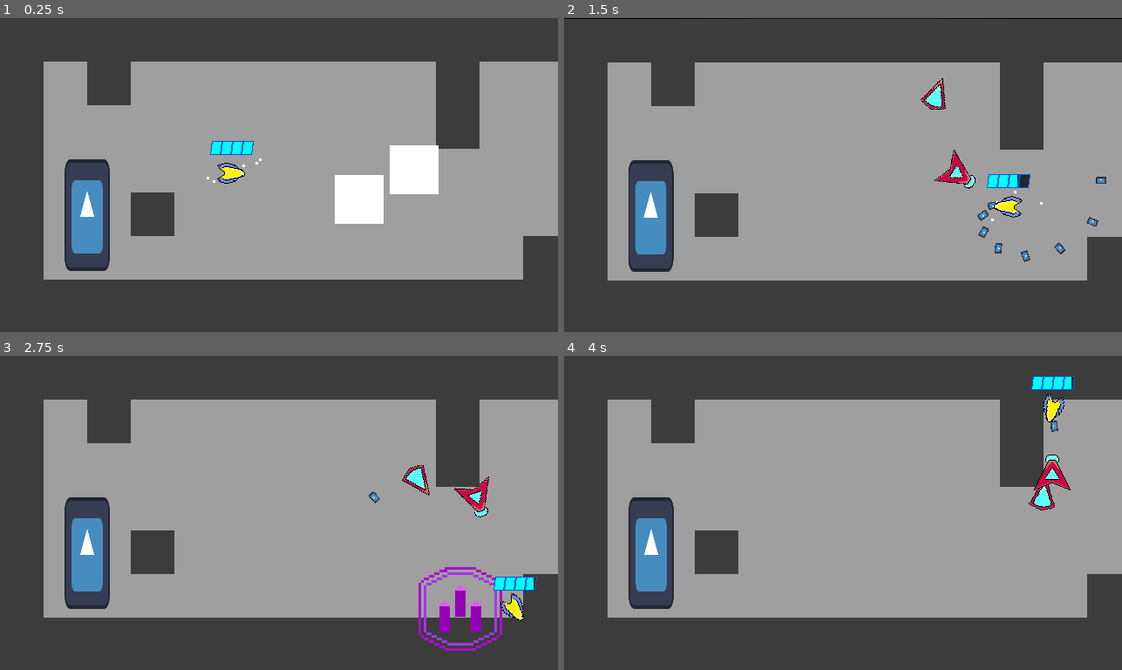
Above: before the commit, frames 1-4 (two rows, left to right).
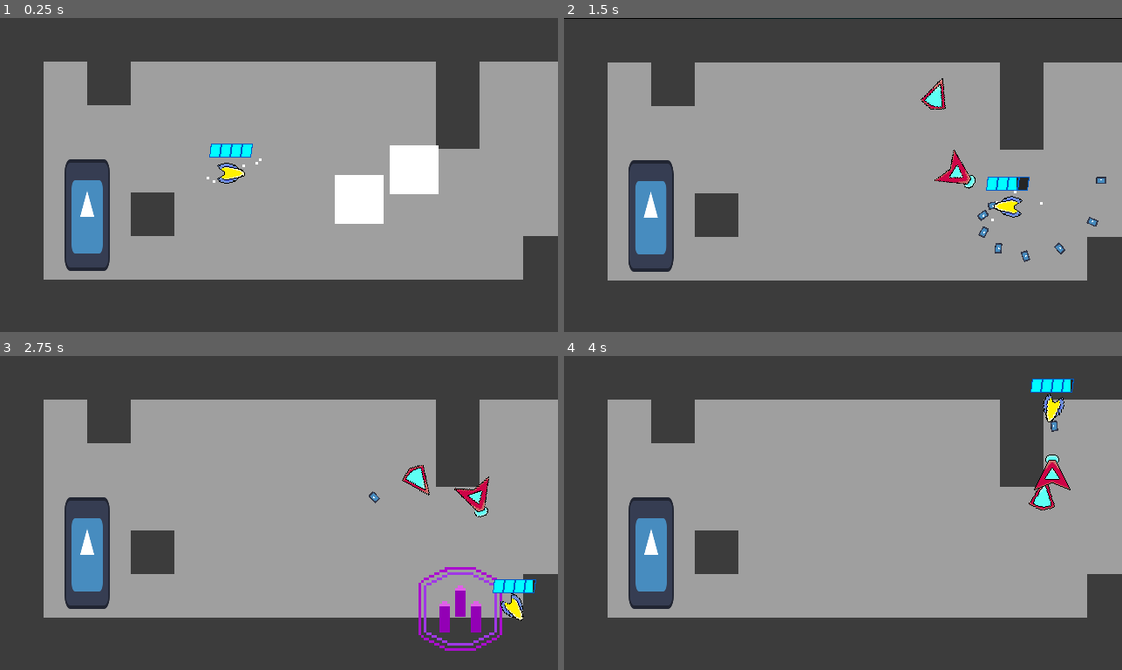
Above: after the commit, the same moments.

Repository: Nick98765432/Space-Blast
Game: Godot game, scene res://Levels/Level levels/node_2d.tscn
The game is run twice, just before and just after one commit, with the same random seed, the same clock (stepped at 60 frames per second) and the same inputs. The engine's default icon, where the game draws it, is replaced by a stand-in: a white triangle on a blue panel in a dark square. Sound files missing from this copy of the repository are replaced by a short silence.
Inputs (mouse positions are in pixels of both pictures, inside the frame that each line leads up to):
- Up to frame 1 (0.25 s): no input
- Up to frame 2 (1.5 s): move the mouse to (965, 159) at 0.52 s; hold D (right) 0.53-1.28 s; tap Space (parry) at 0.6 s; move the mouse to (731, 190) at 1.27 s; hold S (down) from 1.28 s (still down); right-click (731, 190) at 1.35 s
- Up to frame 3 (2.75 s): tap Space (parry) at 1.55, 2.3 s; move the mouse to (334, 443) at 2.02 s; release S (down) at 2.03 s; hold D (right) from 2.03 s (still down); tap 3 (fullAuto) at 2.1 s
- Up to frame 4 (4 s): move the mouse to (815, 575) at 2.77 s; release D (right) at 2.78 s; hold W (up) 2.78-3.53 s; tap E (interact) at 2.85 s; tap Space (parry) at 3.05, 3.6 s; move the mouse to (1010, 560) at 3.52 s; hold A (left) from 3.53 s (still down)

The runs differ from the first frame. In frame 1, 0.2% of the frame differs, in the area x 37-46%, y 39-45%; in frame 2, 0.2%, in the area x 75-84%, y 49-55%; in frame 3, 0.2%; in frame 4, 0.2%.

Commit message:
fixes again
fixed minor bug with dashguy that telegraphs after death

Diff:
--- a/Enemies/Scenes/AceMan.tscn
+++ b/Enemies/Scenes/AceMan.tscn
@@ -198,10 +198,17 @@
 shape = SubResource("CircleShape2D_ik1pq")
 
 [node name="HealthBar" type="TextureProgressBar" parent="."]
-offset_left = -24.0
+anchors_preset = 8
+anchor_left = 0.5
+anchor_top = 0.5
+anchor_right = 0.5
+anchor_bottom = 0.5
+offset_left = -25.0
 offset_top = -45.0
-offset_right = 24.0
+offset_right = 25.0
 offset_bottom = -13.0
+grow_horizontal = 2
+grow_vertical = 2
 max_value = 70.0
 value = 70.0
 texture_under = ExtResource("6_hqw8h")
--- a/Enemies/dash_guy.gd
+++ b/Enemies/dash_guy.gd
@@ -45,14 +45,14 @@
 				chosen = true
 				await get_tree().create_timer(0.2).timeout
 				attack_timer.start()
-				if global_position.distance_to(player.global_position) <= 150:
-					parry_tele.restart()
-					attackType = 1
-				else:
-					unparry_tele.restart()
-					attackType = 2
-				beep.play()
-				chosen = false
+				if not dead:
+					if global_position.distance_to(player.global_position) <= 150:
+						parry_tele.restart()
+						attackType = 1
+					else:
+						unparry_tele.restart()
+						attackType = 2
+					beep.play()
 
 		else:
 			enemy_sprite.look_at(pathfinding.get_next_path_position())
@@ -60,7 +60,7 @@
 			velocity += (speed) * dir * delta
 		#attack
 		if isAttacking:
-			#attack code
+			#attack code for the acutal dash
 			if attackType == 1:
 				attack(true)
 			elif attackType == 2:
@@ -76,20 +76,24 @@
 	makePath()
 
 func _on_attack_timer_timeout() -> void:
+	#acutal attack
 	isAttacking = true
 	damageDone = false
 	isParryable = true
 	attackDir = movementDir
 	pos = player.global_position
 	dash_sfx.play()
+	#signals to attack in process and turns it off after timer
 	if attackType == 1:
 		await get_tree().create_timer(0.5).timeout
 	if attackType == 2:
 		await get_tree().create_timer(1).timeout
+	chosen = false
 	isAttacking = false
 	isParryable = false
 
 func attack(parry):
+	#tells how to dash
 	velocity = attackDir * 24000 * 0.016667
 	enemy_sprite.look_at(to_global(velocity))
 	for i in hitbox.get_overlapping_bodies():
--- a/Player/player.tscn
+++ b/Player/player.tscn
@@ -212,10 +212,17 @@
 one_shot = true
 
 [node name="HealthBar" type="TextureProgressBar" parent="."]
-offset_left = -24.0
-offset_top = -45.0
-offset_right = 24.0
-offset_bottom = -13.0
+anchors_preset = 8
+anchor_left = 0.5
+anchor_top = 0.5
+anchor_right = 0.5
+anchor_bottom = 0.5
+offset_left = -25.0
+offset_top = -42.0
+offset_right = 25.0
+offset_bottom = -10.0
+grow_horizontal = 2
+grow_vertical = 2
 value = 100.0
 texture_under = ExtResource("6_bq038")
 texture_progress = ExtResource("7_thfcu")
